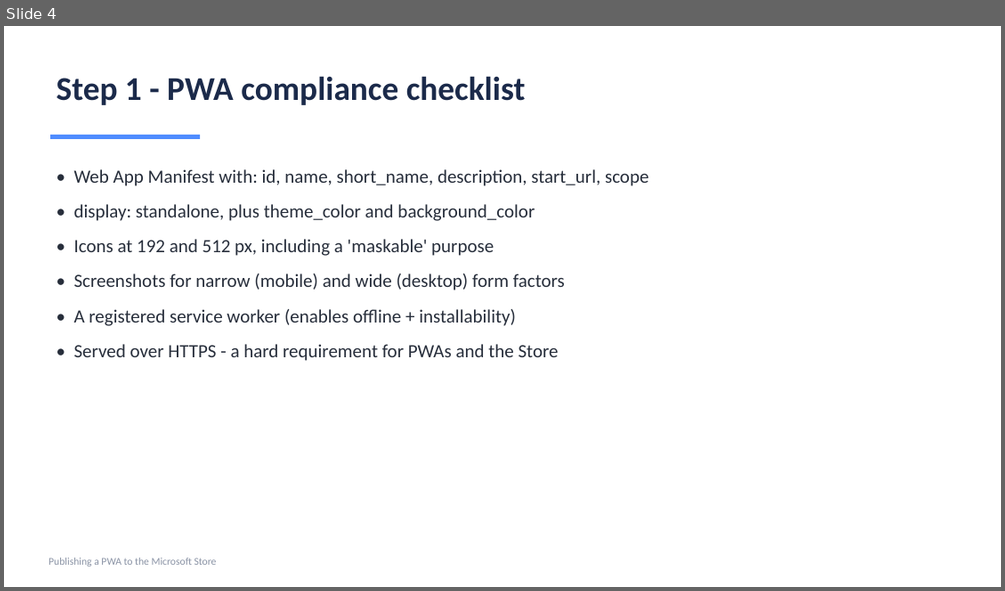
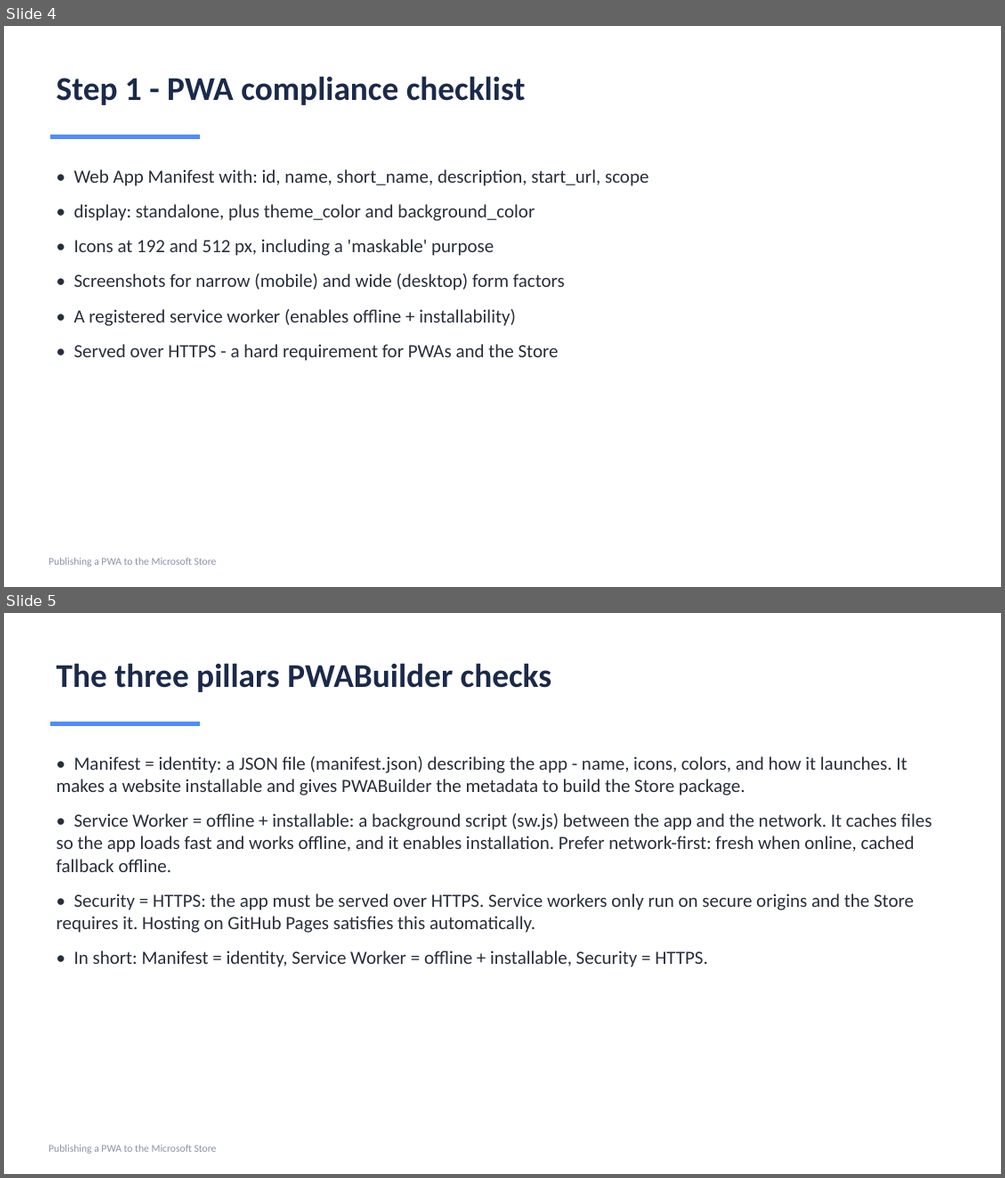
Before and after one commit to vijayatmicrosoft/number-tiles-pwa, a slide deck: Publishing-PWA-to-Microsoft-Store.pptx. Shown one above the other, each under a label of ours: slide 4 before the commit, slides 4 and 5 after it. The pictures are 1005x591 and 1005x1178 pixels, drawn with LibreOffice and Linux fonts; fonts in the diff are those of the drawing. Boxes give left, top, right and bottom in pixels: in the first picture for what was removed or moved away, otherwise in the second. Text is boxed around its words. In the diff, an @@ line names an element or a change of style, - is before the commit and + after.

Commit message:
Add Manifest/Service Worker/Security explainer slide

```diff
--- a/Publishing-PWA-to-Microsoft-Store.pptx
+++ b/Publishing-PWA-to-Microsoft-Store.pptx
@@ slide 5 added at (x1=4, y1=613, x2=1001, y2=1174), background #FFFFFF @@
@@ text added at (x1=57, y1=663, x2=552, y2=692), 32 pt, text #1B2A4A, bold @@
+The three pillars PWABuilder checks
@@ rectangle added at (x1=50, y1=722, x2=200, y2=726), fill #4F8CFF @@
@@ text added at (x1=57, y1=756, x2=932, y2=967), 18 pt, text #272E3B @@
+• Manifest = identity: a JSON file (manifest.json) describing the app - name, icons, colors, and how it launches. It makes a website installable and gives PWABuilder the metadata to build the Store package.
+• Service Worker = offline + installable: a background script (sw.js) between the app and the network. It caches files so the app loads fast and works offline, and it enables installation. Prefer network-first: fresh when online, cached fallback offline.
+• Security = HTTPS: the app must be served over HTTPS. Service workers only run on secure origins and the Store requires it. Hosting on GitHub Pages satisfies this automatically.
+• In short: Manifest = identity, Service Worker = offline + installable, Security = HTTPS.
@@ text added at (x1=48, y1=1144, x2=217, y2=1153), 10 pt, text #8A93A5 @@
+Publishing a PWA to the Microsoft Store
```
Also in this commit, not shown: 1 other file.
